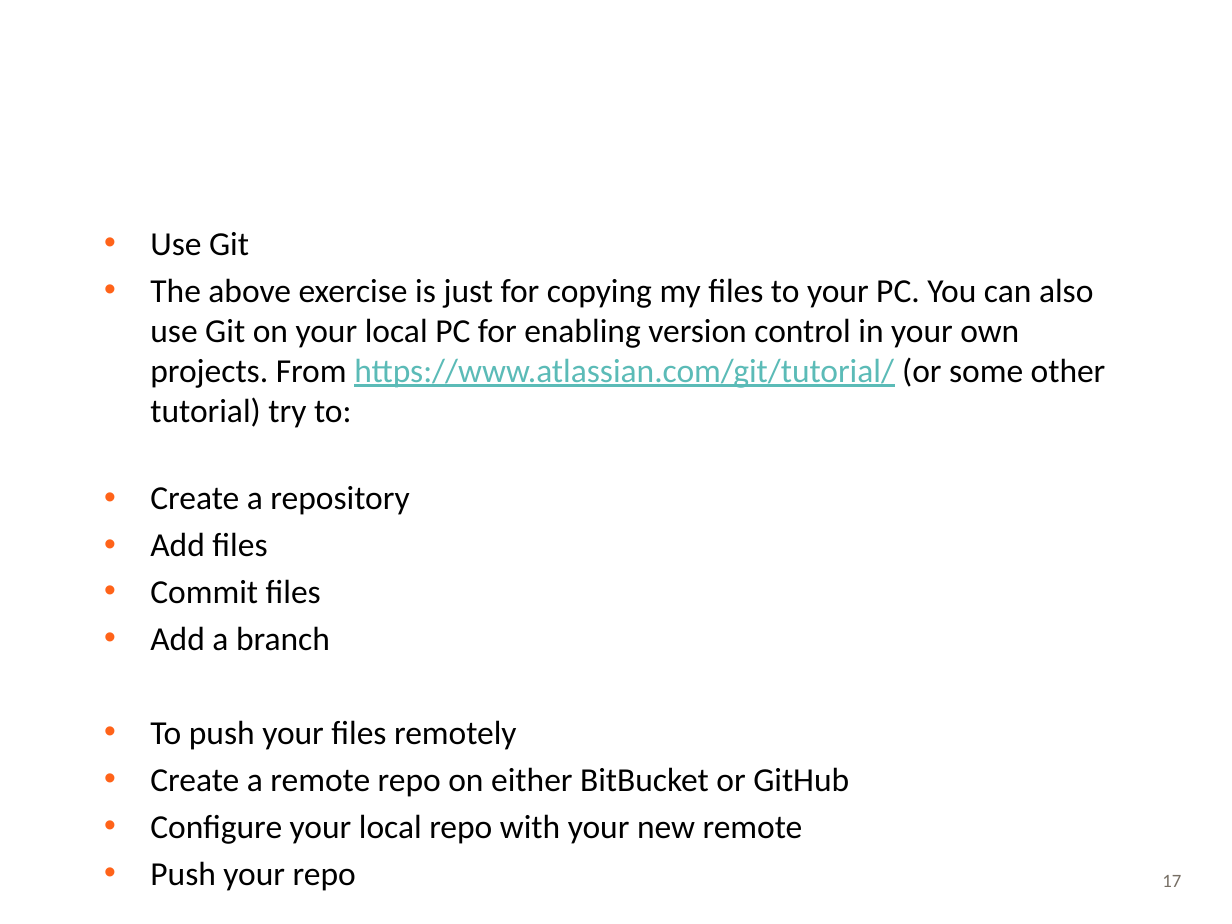
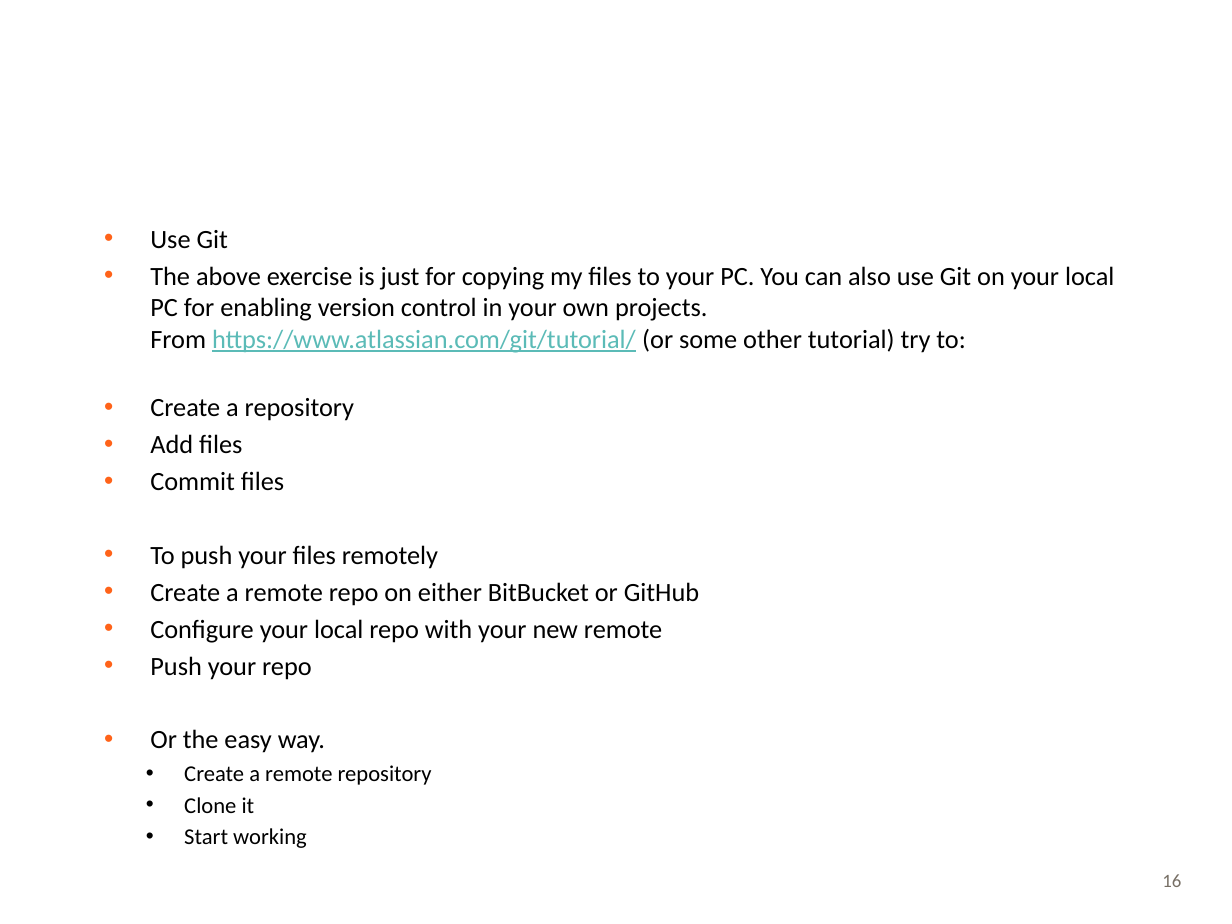
Before and after one commit to ucnpbaweb/0915-Web-Programming-Front-end, a slide deck: slide 16 of Session 1/3. GIT Introduction.pptx (slide 17 before the commit). Drawn at 1232x924 pixels with LibreOffice and Linux fonts; fonts in the diff are those of the drawing; background and template pictures are left out. Boxes give left, top, right and bottom in pixels: in the first picture for what was removed or moved away, otherwise in the second. Text is boxed around its words. In the diff, an @@ line names an element or a change of style, - is before the commit and + after.

```diff
--- a/Session 1/3. GIT Introduction.pptx
+++ b/Session 1/3. GIT Introduction.pptx
@@ text at (x1=150, y1=230, x2=1114, y2=680): size 19.6 to 15.4 pt in "Use Git", "The above exercise is just for copying ...", "Create a repository", "Add files" and 5 more places @@
@@ text at (x1=150, y1=626, x2=330, y2=651): paragraph removed @@
-• Add a branch
@@ text at (x1=150, y1=729, x2=432, y2=813): paragraphs added @@
+• Or the easy way.
+  • Create a remote repository
+  • Clone it
+  • Start working
@@ page number at (x1=1162, y1=874, x2=1181, y2=887): text changed @@
-17
+16
```
Also in this commit, not shown: 1 other slide changed, 1 slide removed, 1 other file.
